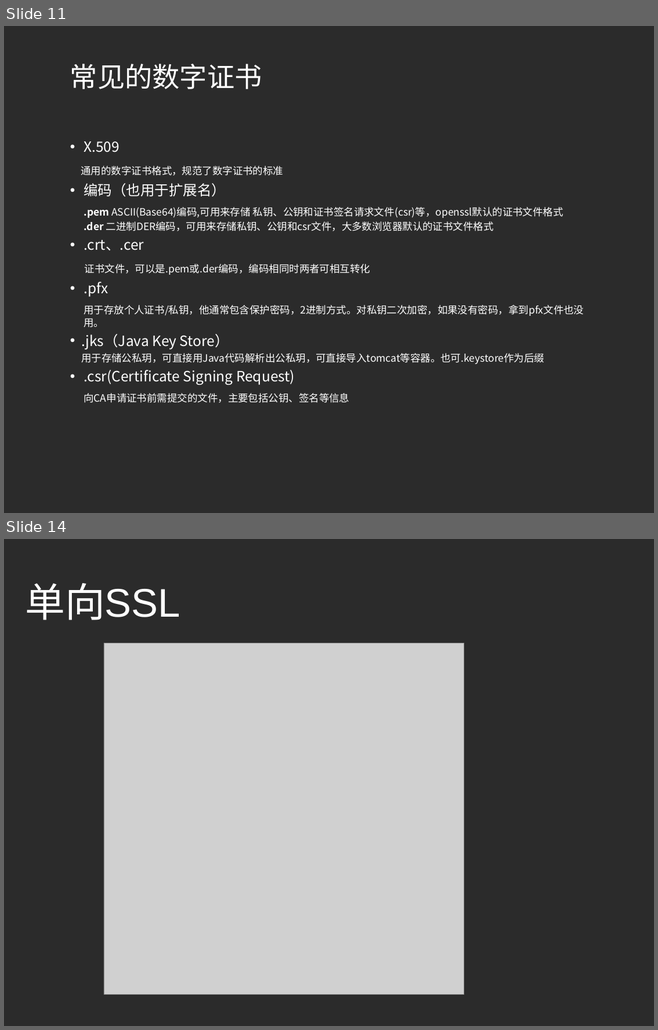
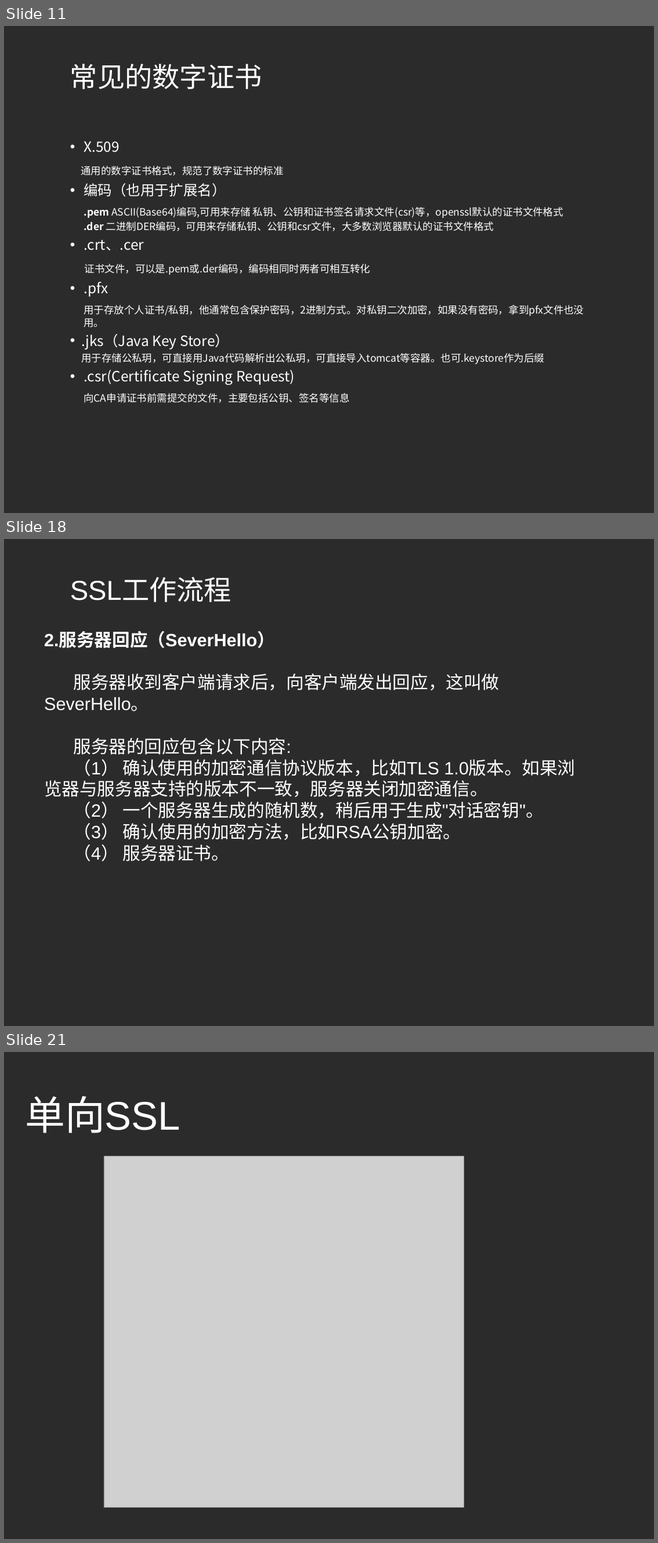
Before and after one commit to fuyongde/cademo, a slide deck: cademo/src/main/resources/认识HTTPS.pptx. Shown one above the other, each under a label of ours: slides 11 and 14 before the commit, slides 11, 18 and 21 after it; the slides between them are not shown. The pictures are 658x1030 and 658x1543 pixels, drawn with LibreOffice and Linux fonts; fonts in the diff are those of the drawing; grey boxes stand for pictures; background and template pictures are left out; a plain dark background stands for a picture behind light text. Boxes give left, top, right and bottom in pixels: in the first picture for what was removed or moved away, otherwise in the second. Text is boxed around its words. In the diff, an @@ line names an element or a change of style, - is before the commit and + after.

```diff
--- a/cademo/src/main/resources/认识HTTPS.pptx
+++ b/cademo/src/main/resources/认识HTTPS.pptx
@@ slide 18 added at (x1=4, y1=539, x2=654, y2=1026), background picture (left out) @@
@@ title added at (x1=70, y1=578, x2=231, y2=602), 43.2 pt, text #FFFFFF @@
+SSL工作流程
@@ text added at (x1=44, y1=632, x2=575, y2=861), 28 pt, text #FFFFFF @@
+2.服务器回应（SeverHello）
+服务器收到客户端请求后，向客户端发出回应，这叫做SeverHello。
+服务器的回应包含以下内容:
+  （1） 确认使用的加密通信协议版本，比如TLS 1.0版本。如果浏览器与服务器支持的版本不一致，服务器关闭加密通信。
+  （2） 一个服务器生成的随机数，稍后用于生成"对话密钥"。
+  （3） 确认使用的加密方法，比如RSA公钥加密。
+  （4） 服务器证书。
@@ what was slide 14 is now slide 21 @@
```
Also in this commit, not shown: 3 slides changed, 9 other slides added, 3 slides removed.
